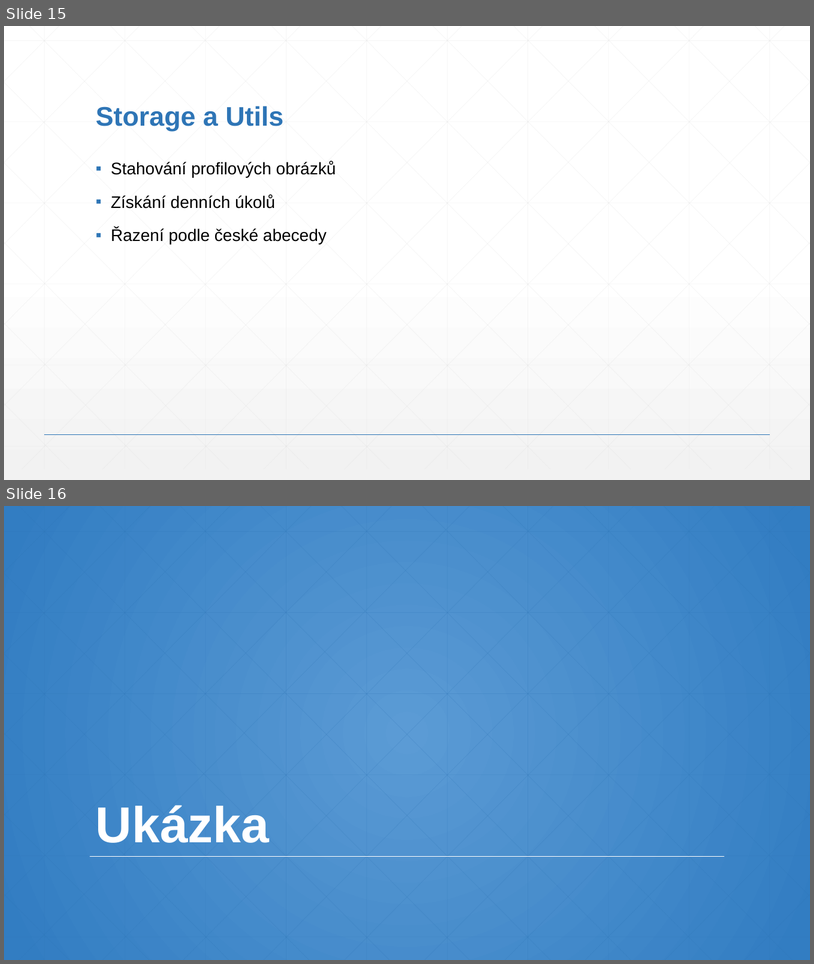
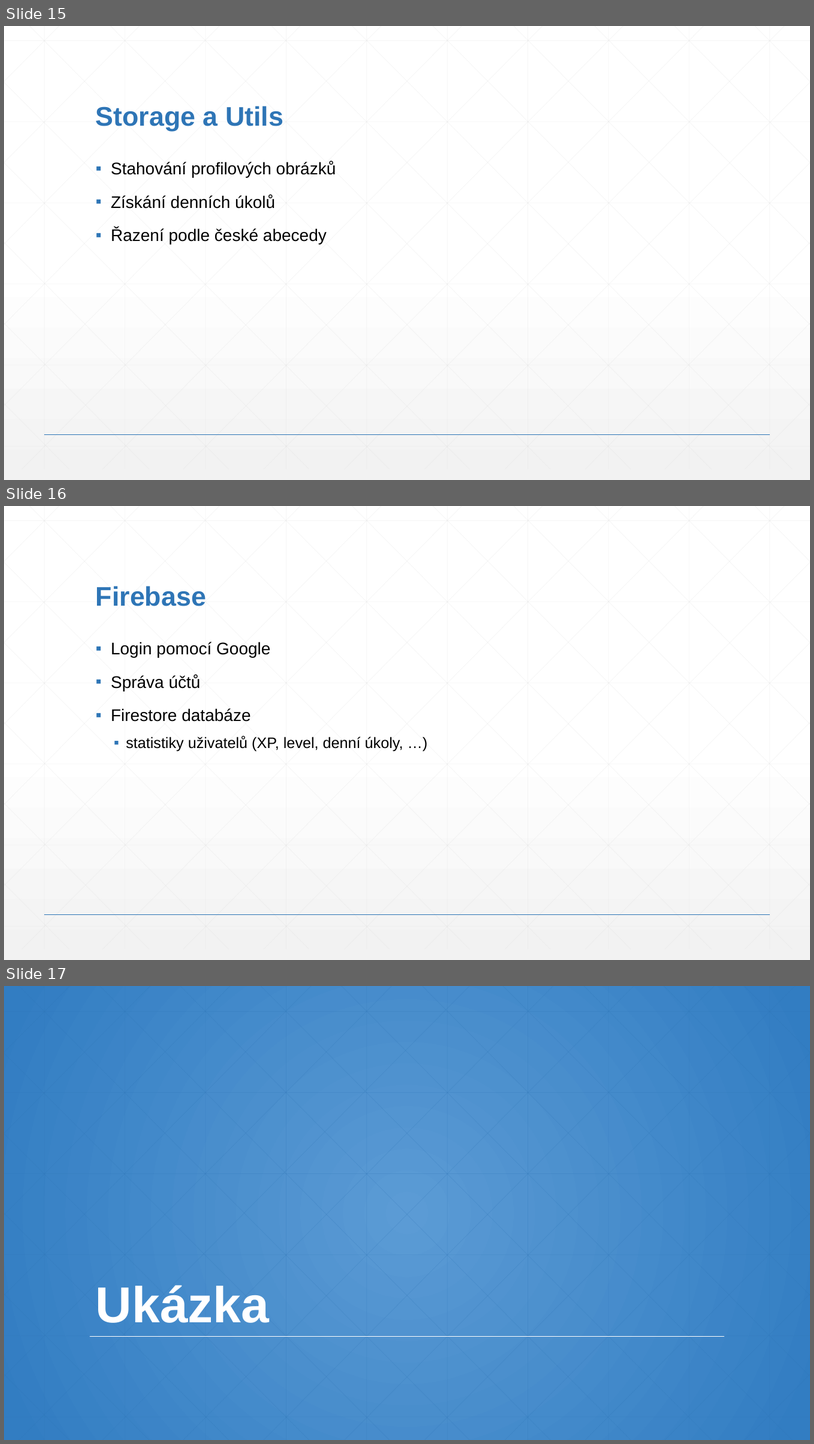
Before and after one commit to MetrKolben/MatKap, a slide deck: MatKap.pptx. Shown one above the other, each under a label of ours: slides 15 and 16 before the commit, slides 15, 16 and 17 after it. The pictures are 814x964 and 814x1444 pixels, drawn with LibreOffice and Linux fonts; fonts in the diff are those of the drawing. Boxes give left, top, right and bottom in pixels: in the first picture for what was removed or moved away, otherwise in the second. Text is boxed around its words. In the diff, an @@ line names an element or a change of style, - is before the commit and + after.

```diff
--- a/MatKap.pptx
+++ b/MatKap.pptx
@@ slide 16 added at box(4, 506, 810, 960), background gradient #FFFFFF to #F2F2F2; not listed: 47 template elements that a slide beside it also shows @@
@@ title added at box(96, 586, 206, 606), 32 pt, text #2E75B6, bold @@
+Firebase
@@ text added at box(111, 642, 404, 751), 20 pt, text #000000 @@
+▪ Login pomocí Google
+▪ Správa účtů
+▪ Firestore databáze
+  ▪ statistiky uživatelů (XP, level, denní úkoly, …)
@@ what was slide 16 is now slide 17 @@
```
Also in this commit, not shown: 1 slide changed, 1 other slide added.
